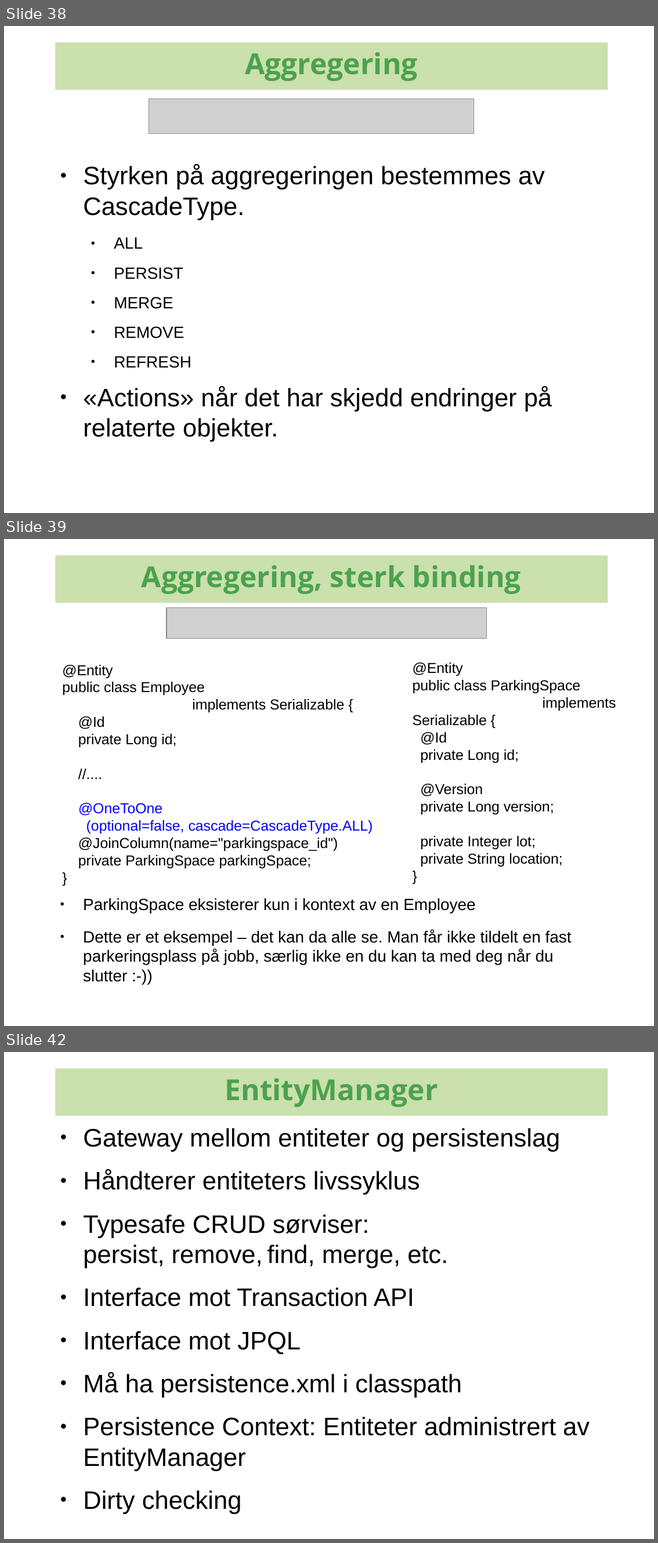
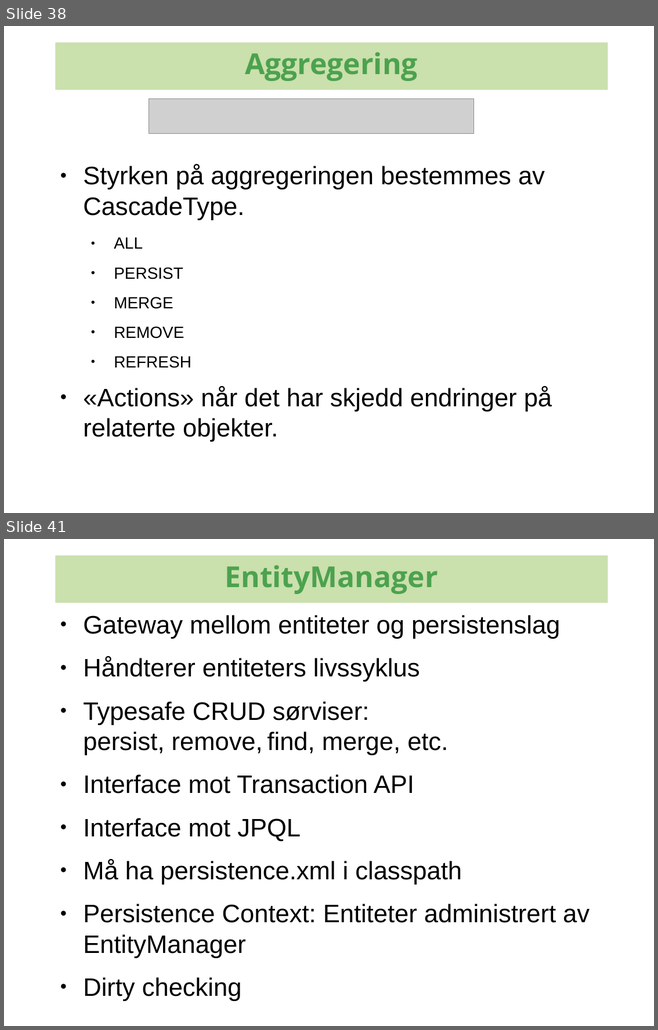
Before and after one commit to kenglxn/seam-maven-refimpl, a slide deck: sandbox/loo/jpa-continued/jpa-continued.odp. Shown one above the other, each under a label of ours: slides 38, 39 and 42 before the commit, slides 38 and 41 after it; the slides between them are not shown. The pictures are 658x1543 and 658x1030 pixels, drawn with LibreOffice and Linux fonts; fonts in the diff are those of the drawing; grey boxes stand for pictures; background and template pictures are left out. Boxes give left, top, right and bottom in pixels: in the first picture for what was removed or moved away, otherwise in the second. Text is boxed around its words. In the diff, an @@ line names an element or a change of style, - is before the commit and + after.

```diff
--- a/sandbox/loo/jpa-continued/jpa-continued.odp
+++ b/sandbox/loo/jpa-continued/jpa-continued.odp
@@ slide 39 removed at (4,539,654,1026), background #FFFFFF @@
@@ rectangle removed at (55,555,607,603) @@
-Aggregering, sterk binding
@@ picture removed at (166,608,487,639) @@
@@ text removed at (62,665,373,868) @@
-@Entity
-public class Employee
-implements Serializable {
-@Id
-private Long id;
-//....
-@OneToOne
-(optional=false, cascade=CascadeType.ALL)
-@JoinColumn(name="parkingspace_id")
-private ParkingSpace parkingSpace;
-}
@@ text removed at (412,663,616,867) @@
-@Entity
-public class ParkingSpace
-implements Serializable {
-@Id
-private Long id;
-@Version
-private Long version;
-private Integer lot;
-private String location;
-}
@@ text removed at (83,898,571,982) @@
-● ParkingSpace eksisterer kun i kontext av en Employee
-● Dette er et eksempel – det kan da alle se. Man får ikke tildelt en fast parkeringsplass på jobb, særlig ikke en du kan ta med deg når du slutter :-))
@@ what was slide 42 is now slide 41 @@
```
Also in this commit, not shown: 5 slides changed, 4 slides added, 4 other slides removed, 1 other file.
